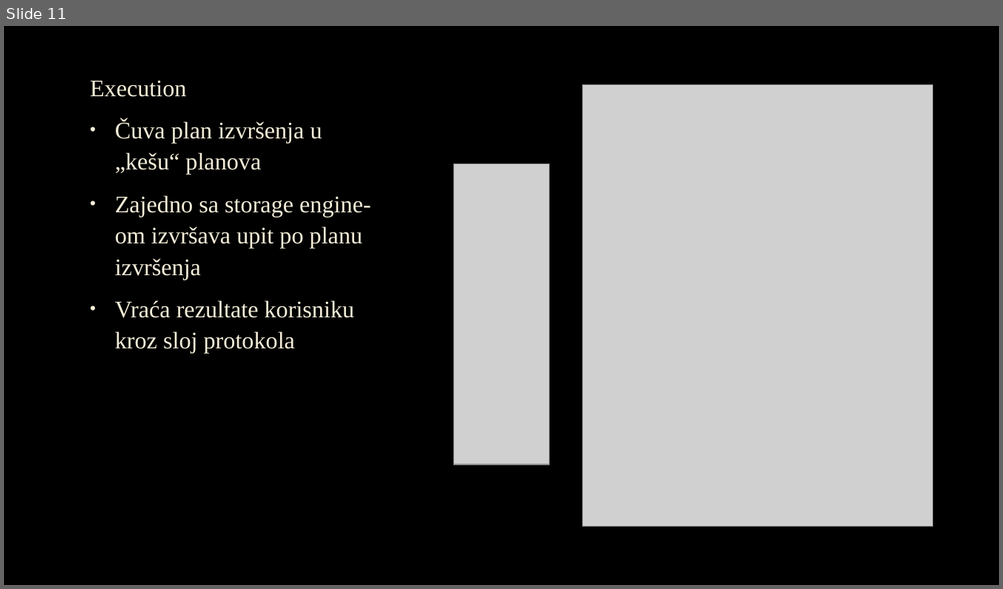
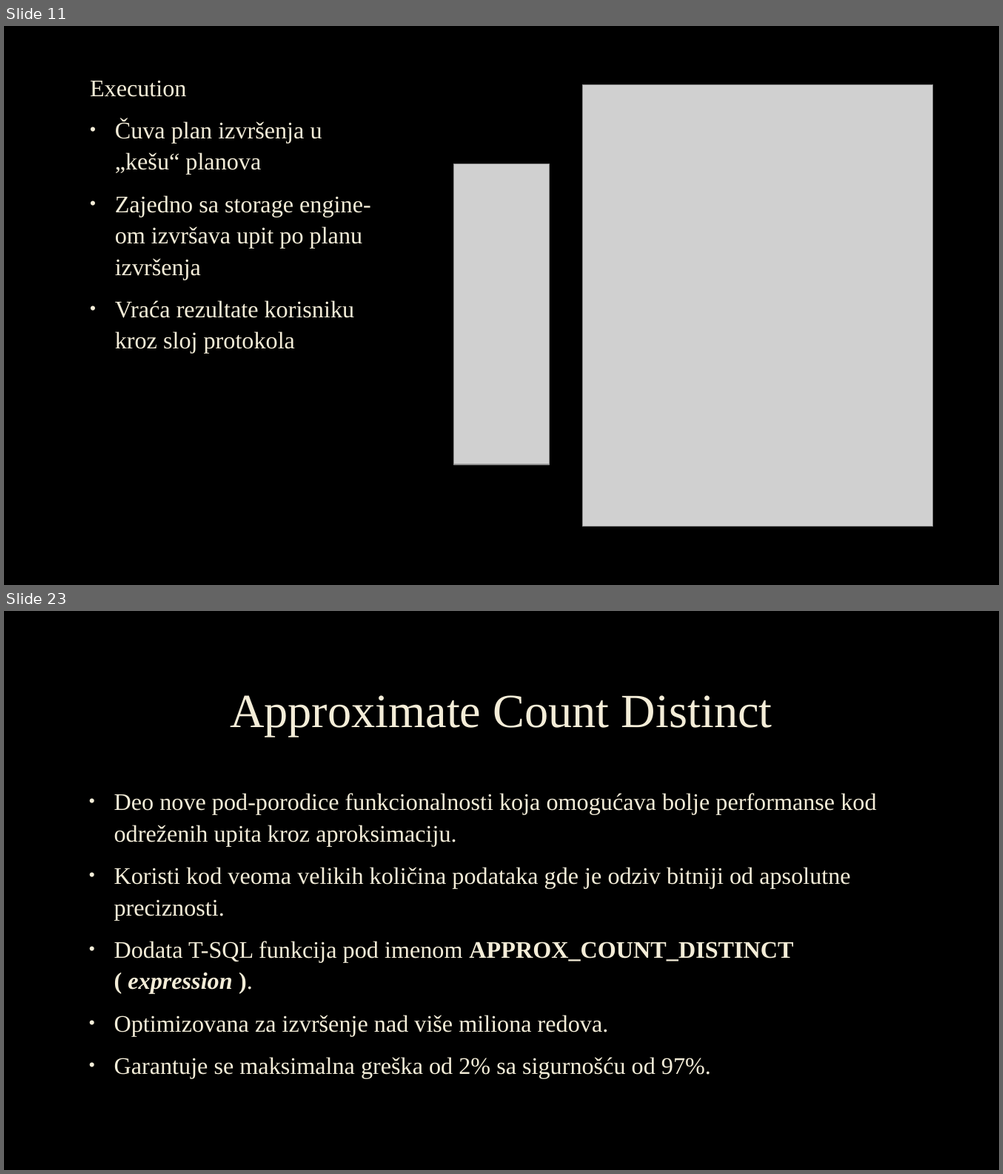
Before and after one commit to Djordje-Nikolic/AdvanceDatabaseSystemsCourse, a slide deck: Seminarski1/MS SQL Server - Obrada upita.pptx. Shown one above the other, each under a label of ours: slide 11 before the commit, slides 11 and 23 after it; the slides between them are not shown. The pictures are 1003x589 and 1003x1174 pixels, drawn with LibreOffice and Linux fonts; fonts in the diff are those of the drawing; grey boxes stand for pictures; background and template pictures are left out. Boxes give left, top, right and bottom in pixels: in the first picture for what was removed or moved away, otherwise in the second. Text is boxed around its words. In the diff, an @@ line names an element or a change of style, - is before the commit and + after.

```diff
--- a/Seminarski1/MS SQL Server - Obrada upita.pptx
+++ b/Seminarski1/MS SQL Server - Obrada upita.pptx
@@ slide 23 added at <box>4,611,999,1170</box>, background picture (left out) @@
@@ title added at <box>230,695,772,736</box>, 46 pt, text #F4EDD8 @@
+Approximate Count Distinct
@@ text added at <box>114,793,876,1079</box>, 23 pt, text #F4EDD8 @@
+• Deo nove pod-porodice funkcionalnosti koja omogućava bolje performanse kod odreženih upita kroz aproksimaciju.
+• Koristi kod veoma velikih količina podataka gde je odziv bitniji od apsolutne preciznosti.
+• Dodata T-SQL funkcija pod imenom APPROX_COUNT_DISTINCT ( expression ).
+• Optimizovana za izvršenje nad više miliona redova.
+• Garantuje se maksimalna greška od 2% sa sigurnošću od 97%.
```
Also in this commit, not shown: 1 slide changed, 14 other slides added, 1 other file.
